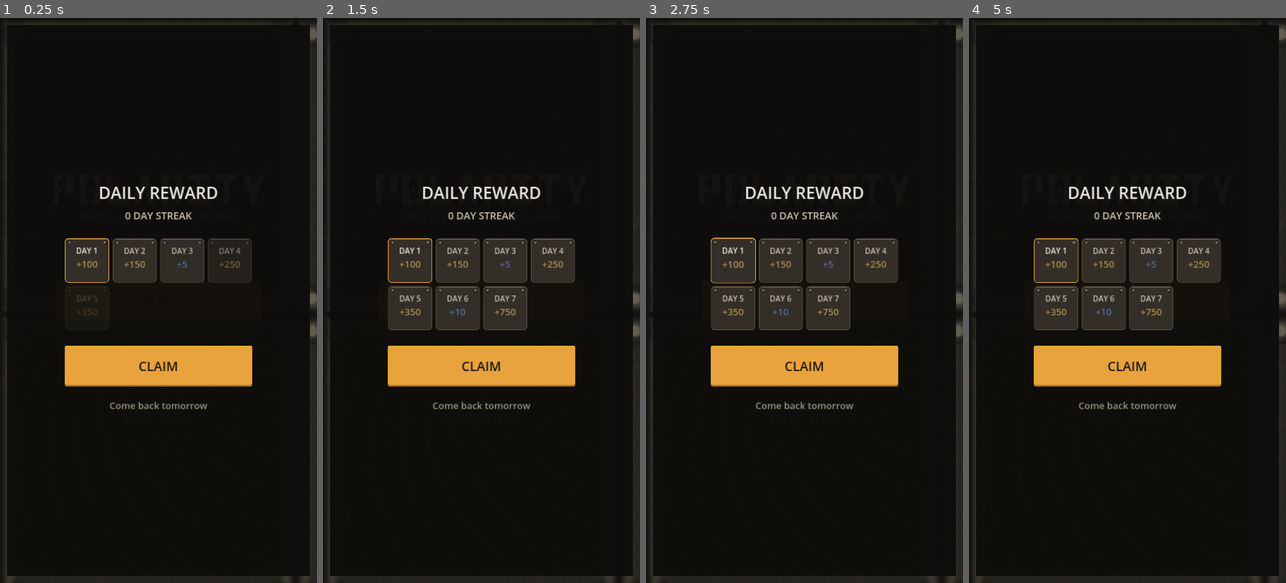
Above: before the commit, frames 1-4 (left to right).
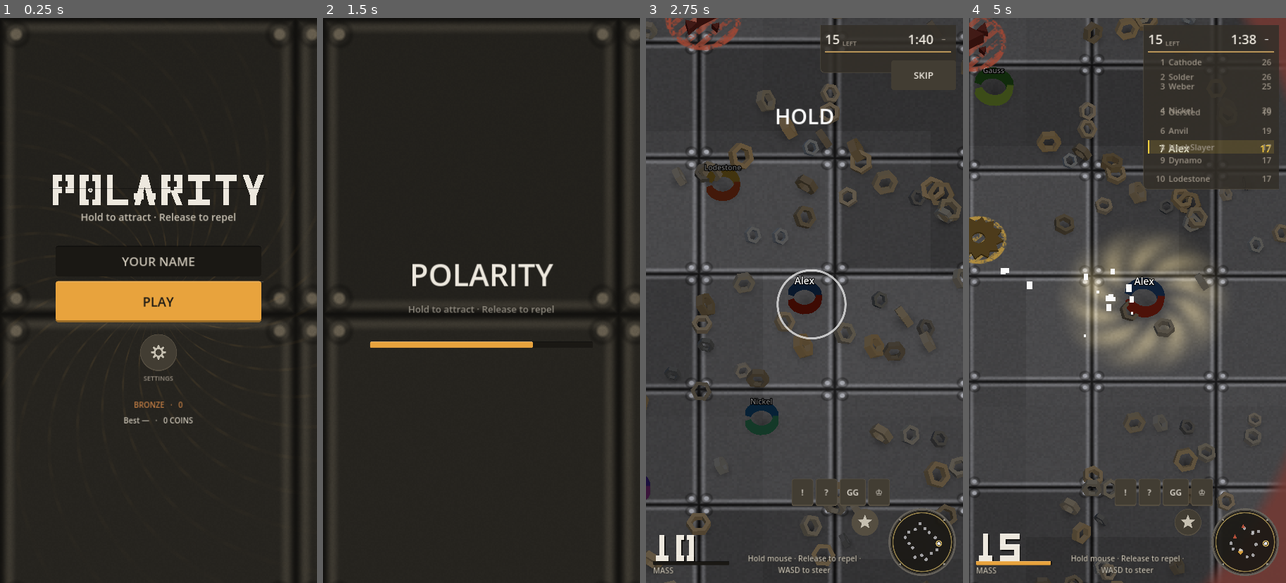
Above: after the commit, the same moments.

Repository: georges33tawk24/polarity.io
Game: Godot game, scene res://main.tscn
Same seed, same stepped clock (60 frames per second), same inputs: the game is played once before the commit and once after it.
Inputs (mouse positions are in pixels of both pictures, inside the frame that each line leads up to; where the layout moved, square brackets give the same spot in the first picture):
- Up to frame 1 (0.25 s): no input
- Up to frame 2 (1.5 s): click (481, 260) at 0.52 s; type "Alex" at 0.6 s; click "PLAY" at 1.25 s
- Up to frame 3 (2.75 s): click (864, 520) [804, 300] at 2 s
- Up to frame 4 (5 s): click (1247, 74) at 2.75 s, where only the run after the commit has a clickable "SKIP"; click (1266, 40) at 3.5 s, where only the run after the commit has a clickable "–"; tap Enter at 4.25 s; move the mouse to (1197, 272) at 4.27 s; hold D (move_right) from 4.28 s (still down); hold Space (magnet_hold) from 4.28 s (still down); click (1197, 272) at 4.42 s

The runs differ from the first frame. In frame 1, 29% of the frame differs, in the area x 2-98%, y 1-99%; in frame 2, 19%; in frame 3, 92%; in frame 4, 95%, in the area x 0-100%, y 0-100%.

Commit message:
Fix touch input, and stop the daily reward opening itself
First device test found both.

Every button in the game was dead on a phone: emulate_mouse_from_touch was false,
so a finger produced only InputEventScreenTouch. intent.gd handles that directly
— so the arena responded fine — but Control/Button only listen for mouse events.
Invisible on desktop by construction, where real mouse events exist. Now on, with
intent.gd ignoring the synthetic mouse event each touch now also generates, and
test_touch_input asserting both.

The daily reward auto-opened on reaching the menu — a modal between a new player
and PLAY, offering a day-1 reward for a game they had not played. It is a gift
tile on the menu now, first in the row, with the coach dot when claimable. Opened
deliberately it also handles "already claimed today", which auto-show never had to.

Three tests asserted the old behaviour and now assert the opposite.

tools/build_ipa.sh makes the iOS build repeatable and verifies what shipped.

315 assertions + 149 screen checks green.

Co-Authored-By: Claude Opus 5 <noreply@anthropic.com>

Diff:
--- a/data/i18n/strings.csv
+++ b/data/i18n/strings.csv
@@ -137,3 +137,5 @@
 UI_SIGN_IN_APPLE,SIGN IN WITH APPLE,ENTRAR CON APPLE,ENTRAR COM APPLE,SE CONNECTER AVEC APPLE,MIT APPLE ANMELDEN,ВОЙТИ ЧЕРЕЗ APPLE,APPLE İLE GİRİŞ,MASUK DENGAN APPLE,APPLEでログイン,APPLE로 로그인
 UI_CREDITS_BODY,"Built with Godot. All art, sound and music generated in-engine.","Hecho con Godot. Todo el arte, sonid …(498 unchanged characters)…
 UI_SIGNED_IN,Signed in,Sesión iniciada,Conectado,Connecté,Angemeldet,Вы вошли,Giriş yapıldı,Masuk,ログインしました,로그인됨
+UI_DAILY_SHORT,DAILY,DIARIO,DIÁRIO,QUOTIDIEN,TÄGLICH,ЕЖЕДНЕВНО,GÜNLÜK,HARIAN,デイリー,일일
+UI_COME_BACK_TOMORROW,Claimed — come back tomorrow,Reclamado — vuelve mañana,Resgatado — volte amanhã,Récupéré — revenez demain,Abgeholt — komm morgen wieder,Получено — возвращайтесь завтра,Alındı — yarın tekrar gel,Diklaim — kembali besok,受取済み — また明日,수령 완료 — 내일 다시
--- a/project.godot
+++ b/project.godot
@@ -46,7 +46,11 @@
 [input_devices]
 
 ; Intent handles touch and mouse separately; emulation would double-fire a hold.
-pointing/emulate_mouse_from_touch=false
+; Required. Without it a finger produces only InputEventScreenTouch, which the
+; gameplay handles directly but Control/Button nodes do not listen for — so every
+; button in the game is dead on a phone while the arena still responds. Intent
+; ignores the synthetic mouse events this generates; see intent.gd.
+pointing/emulate_mouse_from_touch=true
 
 [physics]
 
--- a/scripts/icons.gd
+++ b/scripts/icons.gd
@@ -37,6 +37,7 @@
 		"bars": _draw_bars(img, tint)
 		"gear": _draw_gear(img, tint)
 		"card": _draw_card(img, tint)
+		"gift": _draw_gift(img, tint)
 		"skin": _draw_skin(img, tint)
 		"trail": _draw_trail(img, tint)
 		"effect": _draw_effect(img, tint)
@@ -340,3 +341,23 @@
 		Vector2(s * 0.12, s * 0.5 - g), Vector2(s * 0.88, s * 0.5 - g),
 		Vector2(s * 0.88, s * 0.5 + g), Vector2(s * 0.12, s * 0.5 + g),
 	]), tint, true)
+
+
+## Daily reward. A box with a ribbon — the one shape that reads as "a gift is
+## waiting" without a word of text.
+static func _draw_gift(img: Image, tint: Color) -> void:
+	var s := float(img.get_width())
+	_poly(img, PackedVector2Array([
+		Vector2(s * 0.14, s * 0.40), Vector2(s * 0.86, s * 0.40),
+		Vector2(s * 0.86, s * 0.86), Vector2(s * 0.14, s * 0.86),
+	]), tint)
+	# Lid, slightly proud of the box so the silhouette has a step in it.
+	_poly(img, PackedVector2Array([
+		Vector2(s * 0.08, s * 0.26), Vector2(s * 0.92, s * 0.26),
+		Vector2(s * 0.92, s * 0.40), Vector2(s * 0.08, s * 0.40),
+	]), tint)
+	# Ribbon, punched out so it reads at small sizes instead of muddying.
+	_poly(img, PackedVector2Array([
+		Vector2(s * 0.45, s * 0.26), Vector2(s * 0.55, s * 0.26),
+		Vector2(s * 0.55, s * 0.86), Vector2(s * 0.45, s * 0.86),
+	]), tint, true)
--- a/scripts/intent.gd
+++ b/scripts/intent.gd
@@ -30,10 +30,17 @@
 	elif event is InputEventScreenDrag and event.index == _touch_index:
 		pointer_pos = event.position
 	elif event is InputEventMouseButton and event.button_index == MOUSE_BUTTON_LEFT:
-		pointer_down = event.pressed
-		pointer_pos = event.position
+		# emulate_mouse_from_touch is ON, because Control/Button only listen for
+		# mouse events and the UI is otherwise completely dead on a phone. The cost
+		# is that every touch ALSO arrives here as a synthetic mouse event, so
+		# ignore those: the ScreenTouch branch above already owns the gesture, and
+		# it handles multi-finger cases a single emulated pointer cannot express.
+		if _touch_index == -1:
+			pointer_down = event.pressed
+			pointer_pos = event.position
 	elif event is InputEventMouseMotion:
-		pointer_pos = event.position
+		if _touch_index == -1:
+			pointer_pos = event.position
 
 
 ## `toggle` scheme: a tap flips attract on/off instead of requiring a held
--- a/scripts/ui.gd
+++ b/scripts/ui.gd
@@ -348,6 +348,11 @@
 	row.alignment = BoxContainer.ALIGNMENT_CENTER
 	row.add_theme_constant_override("separation", UiKit.S4)
 	if matches >= 1:
+		# First tile: it is the only time-sensitive one, and the dot tells you
+		# whether it is worth opening without opening it.
+		row.add_child(_nav_tile("gift", "UI_DAILY_SHORT",
+				func() -> void: show_daily_if_due(true),
+				bool(Meta.daily_state().get("can_claim", false))))
 		row.add_child(_nav_tile("bag", "UI_SHOP", func() -> void: open_meta("shop"),
 				_is_new("shop", matches == 1)))
 	if matches >= 2:
@@ -390,8 +395,10 @@
 ## Runs once the whole consent flow is resolved — anything that was suppressed
 ## while it was on screen happens now.
 func _after_consent() -> void:
-	if _menu != null and _menu.visible:
-		show_daily_if_due()
+	# The daily reward used to open itself here. It is a button on the menu now —
+	# a modal that appears unbidden between a player and the PLAY button is the
+	# thing §16 exists to prevent.
+	pass
 
 
 ## Starts the guided first match if the player has never finished the tutorial.
@@ -415,9 +422,14 @@
 ## Daily calendar, shown once per UTC day when the player reaches the menu.
 ## Deliberately non-blocking: it is dismissible and never gates the PLAY button
 ## (spec §16 — never block the first play session).
-func show_daily_if_due() -> void:
+## `manual` means the player pressed the button, so the calendar opens even when
+## there is nothing to claim today — they asked to see their streak. Called with
+## false it does nothing, which is what every automatic caller now does.
+func show_daily_if_due(manual := false) -> void:
+	if not manual:
+		return
 	var state := Meta.daily_state()
-	if not state["can_claim"] or _daily_popup != null:
+	if _daily_popup != null:
 		return
 
 	var box := UiKit.modal(_layout)
@@ -470,6 +482,18 @@
 	box.add_child(grid)
 	box.add_child(UiKit.spacer(20))
 
+	if not bool(state["can_claim"]):
+		# Reachable now that the player can open this whenever they like. A CLAIM
+		# button that silently does nothing would be worse than saying so.
+		box.add_child(UiKit.state_tag(tr("UI_COME_BACK_TOMORROW"), "check",
+				UiKit.INK_MUTE))
+		var shut := UiKit.btn_secondary(tr("UI_BACK"))
+		UiKit.cap_width(shut, 640)
+		shut.pressed.connect(_close_daily)
+		box.add_child(shut)
+		_daily_popup = box
+		return
+
 	var claim := _btn(tr("UI_CLAIM"), ACCENT)
 	UiKit.cap_width(claim, 640)
 	claim.pressed.connect(func() -> void:
@@ -1397,10 +1421,6 @@
 		Audio.set_intensity(0.0)
 		_refresh_wallet()
 		show_consent_if_needed()
-		# The age gate is a legal precondition: nothing else may cover it, and the
-		# daily calendar is added later so it would draw on top.
-		if _consent_popup == null:
-			show_daily_if_due()
 	else:
 		# The popup and the meta panel are siblings of the screens, not children
 		# of them — hiding the menu does not hide either, and the daily calendar
--- a/tests/run_tests.gd
+++ b/tests/run_tests.gd
@@ -32,6 +32,7 @@
 	test_supabase_provider()
 	test_locale_formatting()
 	await test_arena_determinism()
+	test_touch_input()
 	test_netcode_seam()
 	test_economy_clamps()
 	test_match_rewards()
@@ -266,6 +267,48 @@
 	await get_tree().process_frame
 
 
+## Touch input. This is the check that would have caught the whole UI being dead on
+## a phone — a bug that is completely invisible on desktop, where real mouse events
+## exist and nothing needs emulating. It shipped in an IPA before anyone noticed.
+func test_touch_input() -> void:
+	print("touch input")
+	ok(bool(ProjectSettings.get_setting("input_devices/pointing/emulate_mouse_from_touch", false)),
+			"emulate_mouse_from_touch is on, or every Button is dead on a phone")
+
+	# A finger must drive the gameplay pointer.
+	var it := Intent.new()
+	var down := InputEventScreenTouch.new()
+	down.pressed = true
+	down.index = 0
+	down.position = Vector2(300, 400)
+	it.handle_event(down)
+	ok(it.pointer_down and it.pointer_pos == Vector2(300, 400), "a touch presses")
+
+	# ...and the synthetic mouse event that emulation generates alongside it must
+	# NOT be processed a second time, or a release could be lost or doubled.
+	var synthetic := InputEventMouseButton.new()
+	synthetic.button_index = MOUSE_BUTTON_LEFT
+	synthetic.pressed = false
+	synthetic.position = Vector2(999, 999)
+	it.handle_event(synthetic)
+	ok(it.pointer_down, "a synthetic mouse release during a touch is ignored")
+	ok(it.pointer_pos == Vector2(300, 400), "the touch keeps ownership of the position")
+
+	var up := InputEventScreenTouch.new()
+	up.pressed = false
+	up.index = 0
+	it.handle_event(up)
+	ok(not it.pointer_down, "the touch that started the hold ends it")
+
+	# With no touch active, a real mouse must still work — this is the desktop path.
+	var click := InputEventMouseButton.new()
+	click.button_index = MOUSE_BUTTON_LEFT
+	click.pressed = true
+	click.position = Vector2(120, 130)
+	it.handle_event(click)
+	ok(it.pointer_down and it.pointer_pos == Vector2(120, 130), "mouse still works")
+
+
 func test_netcode_seam() -> void:
 	print("netcode seam")
 	var src := FileAccess.get_file_as_string("res://scripts/bot_brain.gd")
@@ -1029,8 +1072,13 @@
 	await get_tree().process_frame
 	ok(not Ads.needs_consent(), "no consent prompt is ever requested")
 	ok(main.ui._consent_popup == null, "no consent dialog blocks the first session")
-	ok(main.ui._daily_popup != null,
-			"the daily reward is reachable with no gate ahead of it")
+	# Nothing opens itself in front of the player any more — not the age gate, not
+	# the consent dialog, and not the daily reward. The player reported opening the
+	# app straight into an unescapable reward modal.
+	ok(main.ui._daily_popup == null, "the daily reward does not open itself")
+	main.ui.show_daily_if_due(true)
+	await get_tree().process_frame
+	ok(main.ui._daily_popup != null, "it opens when the player asks for it")
 	main.ui._close_daily()
 	await get_tree().process_frame
 	ok(not Ads.personalised_allowed(),
@@ -1042,15 +1090,17 @@
 	main.ui._close_consent()
 	main.ui._after_consent()
 	await get_tree().process_frame
-	ok(main.ui._daily_popup != null, "the daily reward appears once consent is resolved")
-	main.ui._close_daily()
+	ok(main.ui._daily_popup == null, "resolving consent does not summon the reward")
 
 	# The daily popup is a sibling of the screens, so hiding the menu does not
 	# hide it — it once stayed live on top of the arena with working buttons.
 	Game.set_value("daily", {})
 	main.to_menu()
 	await get_tree().process_frame
-	ok(main.ui._daily_popup != null, "daily reward popup appears on the menu")
+	ok(main.ui._daily_popup == null, "reaching the menu does not summon the reward")
+	main.ui.show_daily_if_due(true)
+	await get_tree().process_frame
+	ok(main.ui._daily_popup != null, "and it can still be opened from the menu")
 	await main.start_match()
 	ok(main.ui._daily_popup == null, "daily popup is dismissed when a match starts")
 	main.to_menu()
Not shown, changed: DECISIONS.md
Not shown, changed: PROGRESS.md
Not shown, changed: data/.DS_Store
Not shown, added: tools/build_ipa.sh
